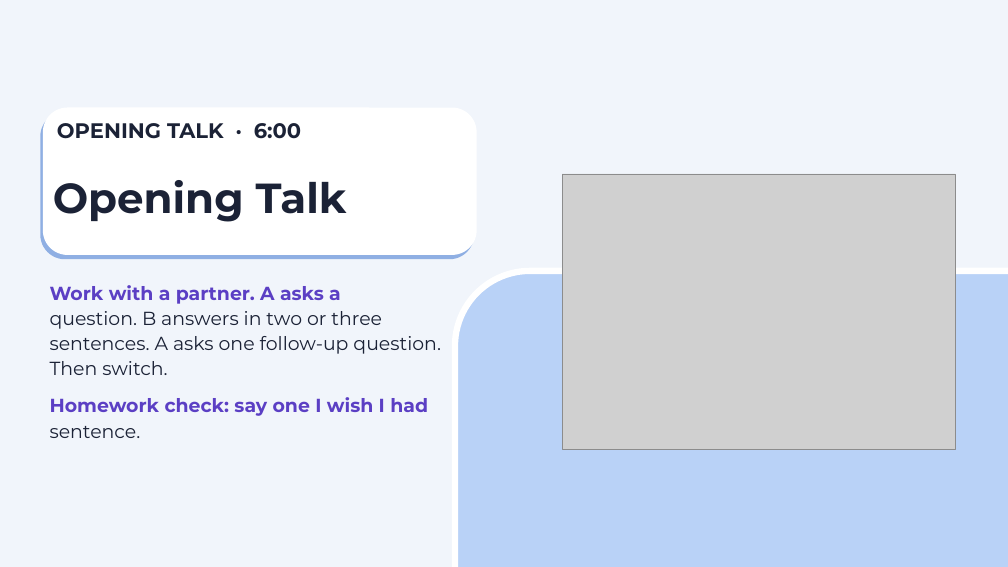
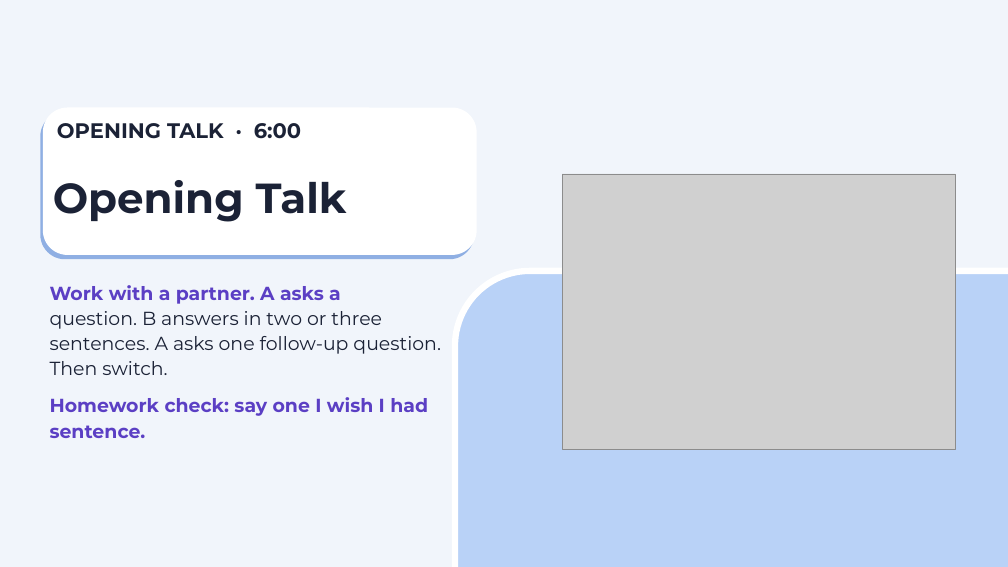
Before and after one commit to sdpursley/ESL-Curriculum, a slide deck: slide 3 of level5/slides/Level5_Lesson4_Slides.pptx. Drawn at 1008x567 pixels with LibreOffice and Linux fonts; fonts in the diff are those of the drawing; grey boxes stand for pictures. Boxes give left, top, right and bottom in pixels: in the first picture for what was removed or moved away, otherwise in the second. Text is boxed around its words. In the diff, an @@ line names an element or a change of style, - is before the commit and + after.

```diff
--- a/level5/slides/Level5_Lesson4_Slides.pptx
+++ b/level5/slides/Level5_Lesson4_Slides.pptx
@@ text at [50,425,146,438]: text colour #1B2236 to #5B3FC4, bold on in "sentence." @@
```
Also in this commit, not shown: 3 other slides changed, 9 other files.
